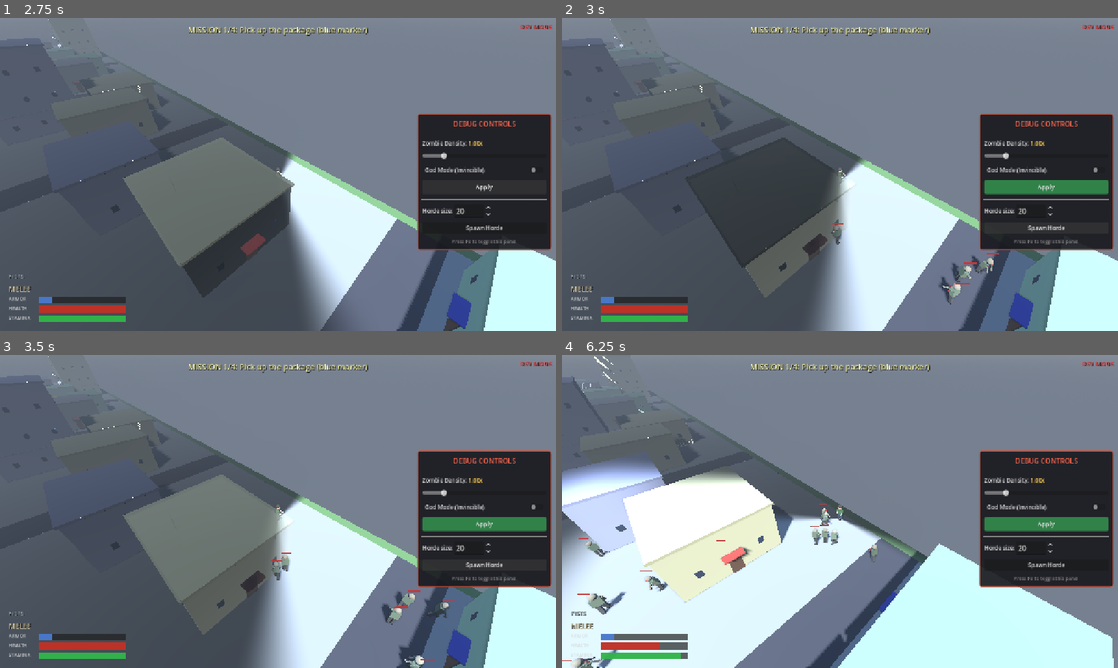
Above: before the commit, frames 1-4 (two rows, left to right).
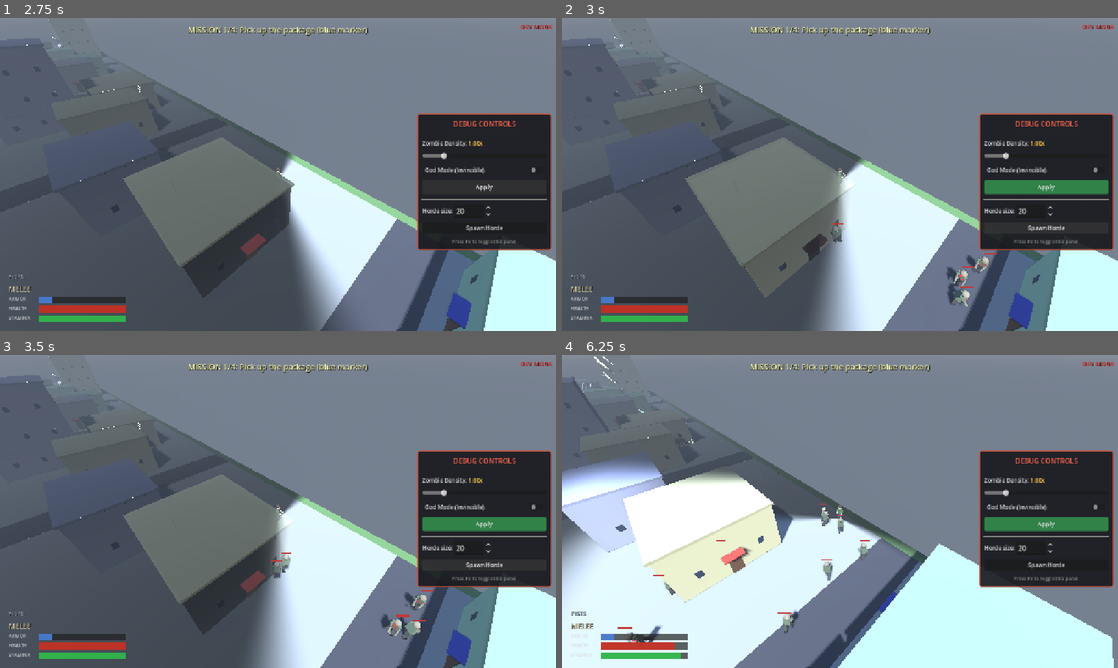
Above: after the commit, the same moments.

Repository: shaoqian2001/vibe-zombie
Game: Godot game, scene res://scenes/TitleMenu.tscn
Two runs of this game, one before a commit and one after it. Both use one fixed random seed, a clock stepped at 60 frames per second and the inputs below.
Inputs (mouse positions are in pixels of both pictures, inside the frame that each line leads up to):
- Up to frame 1 (2.75 s): click "Single Player" at 0.5 s; click "God Mode (Invincible)" at 1.25 s; click "Apply" at 2 s
- Up to frame 2 (3 s): click "Spawn Horde" at 2.75 s
- Up to frame 3 (3.5 s): no input
- Up to frame 4 (6.25 s): tap F (interact) at 3.5, 4.25, 5 s; move the mouse to (962, 495) at 3.52 s; press the mouse at (962, 495) at 3.53 s; hold D (move_right) 3.53-4.28 s; tap Shift (sprint) at 3.8, 4.35, 5.3 s; move the mouse to (728, 527) at 4.27 s; release the mouse at (728, 527) at 4.28 s; hold S (move_backward) 4.28-5.03 s; click (728, 527) at 4.55 s; move the mouse to (895, 442) at 5.02 s; hold D (move_right) 5.03-5.78 s; hold F (interact) 5.03-5.78 s; move the mouse to (812, 574) at 5.77 s; hold W (move_forward) from 5.78 s (still down); click (812, 574) at 5.85 s

Frame 1 is identical in both runs. In frame 2, 7.1% of the frame differs, in the area x 22-79%, y 38-93%; in frame 3, 2.9%; in frame 4, 1.5%.

Commit message:
Add procedural sound effects for footsteps, gunfire, melee, and zombies
Synthesize all SFX in code as 16-bit PCM AudioStreamWAV buffers via a new
SoundManager autoload, matching the project's no-external-assets philosophy.
Uses Godot's audio engine: 2D AudioStreamPlayer for the local player's own
actions and positional AudioStreamPlayer3D for zombies and remote players.

- Player: footsteps (gait-synced, walk vs sprint), per-weapon gunshots,
  dry-fire click, reload, and melee swing/impact. Events broadcast over RPC
  so other peers hear them positionally in multiplayer.
- Zombie: distance-gated ambient groans, attack snarl, and death gurgle.

https://claude.ai/code/session_011cukiZnHqy28sYRBykR51V

Diff:
--- a/project.godot
+++ b/project.godot
@@ -19,6 +19,7 @@
 [autoload]
 
 NetworkManager="*res://scripts/network_manager.gd"
+SoundManager="*res://scripts/sound_manager.gd"
 
 [display]
 
--- a/scripts/enemy.gd
+++ b/scripts/enemy.gd
@@ -80,6 +80,11 @@
 var _net_sync_timer := 0.0
 var _is_authority_cached := true
 
+# Ambient groan timer. Counts down on every peer (sound is cosmetic and runs
+# independently per client — no need to network it). Reset to a random
+# interval after each groan so a horde doesn't moan in lockstep.
+var _groan_timer := 0.0
+
 # Cached target supplied by main.gd's parallel AI coordinator (host only).
 # Vector3.INF means "no cached value, fall back to the single-threaded search".
 var cached_target_pos: Vector3 = Vector3.INF
@@ -102,6 +107,8 @@
 	set_meta(&"fov_cull_entity_type", "moving")
 	set_meta(&"fov_cull_memory_range", 6.0)
 	_rng.randomize()
+	# Stagger the first groan so freshly-spawned zombies don't all moan at once.
+	_groan_timer = _rng.randf_range(0.5, 6.0)
 	_pick_new_wander()
 	_build_model()
 	_build_hp_bar()
@@ -117,6 +124,8 @@
 	# Drive the zombie's walk/shuffle animation on every peer — clients see
 	# the host-synced transform updates, but limbs still need to swing.
 	_update_animation(delta)
+	# Ambient groans run on every peer (cosmetic, distance-gated).
+	_maybe_groan(delta)
 	if not _is_authority_cached:
 		# Client copy — host pushes transform updates via RPC. Just refresh
 		# the HP bar (HP is replicated separately) and exit.
@@ -223,6 +232,7 @@
 
 @rpc("authority", "call_remote", "reliable")
 func _despawn() -> void:
+	SoundManager.play_at("zombie_death", global_position, randf_range(0.9, 1.1), 0.0)
 	queue_free()
 
 
@@ -256,9 +266,31 @@
 		for ms in mission_nodes:
 			if ms.has_method("notify_enemy_killed"):
 				ms.notify_enemy_killed()
+		# Detached one-shot at the death position — the node is freed this
+		# frame, so the voice can't be parented to it.
+		SoundManager.play_at("zombie_death", global_position, randf_range(0.9, 1.1), 0.0)
 		if NetworkManager.is_networked:
 			rpc("_despawn")
 		queue_free()
+
+# ------------------------------------------------------------------
+# Audio
+# ------------------------------------------------------------------
+
+## Periodic idle/chase groan. Only the zombies near a player are voiced, which
+## naturally caps how many of a large horde are audible at once.
+func _maybe_groan(delta: float) -> void:
+	_groan_timer -= delta
+	if _groan_timer > 0.0:
+		return
+	_groan_timer = _rng.randf_range(3.5, 8.0)
+	var p := _player_ref
+	if p == null or not is_instance_valid(p):
+		p = _find_player()
+		_player_ref = p
+	if p == null or global_position.distance_to(p.global_position) > 24.0:
+		return
+	SoundManager.play_on(self, "zombie_groan", _rng.randf_range(0.82, 1.2), -3.0)
 
 func _try_attack() -> void:
 	_try_attack_at(_player_ref.global_position if _player_ref else Vector3.INF)
@@ -274,8 +306,16 @@
 	if _player_ref == null:
 		return
 	_attack_timer = ATTACK_COOLDOWN
+	# Lunge snarl — play locally (host) and broadcast so clients hear it too.
+	SoundManager.play_on(self, "zombie_attack", _rng.randf_range(0.9, 1.12), 0.0)
+	if NetworkManager.is_networked:
+		rpc("_play_attack_sound")
 	if _player_ref.has_method("take_damage"):
 		_player_ref.take_damage(ATTACK_DAMAGE)
+
+@rpc("authority", "call_remote", "unreliable")
+func _play_attack_sound() -> void:
+	SoundManager.play_on(self, "zombie_attack", randf_range(0.9, 1.12), 0.0)
 
 func _find_closest_player(near: Vector3) -> CharacterBody3D:
 	var best: CharacterBody3D = null
--- a/scripts/player.gd
+++ b/scripts/player.gd
@@ -157,6 +157,11 @@
 var _punch_anim_timer: float = 0.0
 var _punch_is_right: bool = false
 const PUNCH_DURATION := 0.26
+
+# Footstep audio: sign of the walk-cycle sine on the previous frame. A foot
+# plants each time the sine crosses zero (legs pass under the body), so a
+# sign flip while moving triggers one footstep sound. 0 = "not stepping".
+var _prev_step_sign: int = 0
 
 # Skeleton geometry constants — referenced by both rig construction and
 # the IK solver. Heights are in player local space (floor at y=0). Lengths
@@ -809,6 +814,50 @@
 	_remote_last_pos = pos
 	_remote_last_sync_time = now
 
+# ------------------------------------------------------------------
+# Audio. The local (input-owning) player hears their own actions as crisp
+# non-positional 2D sounds; in multiplayer those same events are broadcast so
+# every other peer plays them as positional 3D voices on this player's remote
+# copy. Footsteps are handled separately (driven by the walk animation, which
+# already runs on every peer's copy — see _handle_footsteps).
+# ------------------------------------------------------------------
+
+func _emit_player_sound(sound: String, pitch: float = 1.0, volume_db: float = 0.0) -> void:
+	SoundManager.play_2d(sound, pitch, volume_db)
+	if NetworkManager.is_networked:
+		rpc("_remote_player_sound", sound, pitch, volume_db)
+
+@rpc("authority", "call_remote", "unreliable")
+func _remote_player_sound(sound: String, pitch: float, volume_db: float) -> void:
+	SoundManager.play_on(self, sound, pitch, volume_db)
+
+## Map the equipped weapon to its gunshot timbre.
+func _gun_sound_name() -> String:
+	match _current_weapon:
+		"smg": return "gun_smg"
+		"shotgun": return "gun_shotgun"
+		"grenade_launcher": return "gun_grenade"
+		_: return "gun_pistol"
+
+## Called from the walk animation each frame. Fires one footstep on each zero
+## crossing of the gait sine while the player is moving, so step cadence tracks
+## the animation (and therefore walk vs. sprint) automatically.
+func _handle_footsteps(horiz_speed: float, swing_sin: float) -> void:
+	if is_dead or horiz_speed < 0.6:
+		_prev_step_sign = 0
+		return
+	var sign_now: int = 1 if swing_sin >= 0.0 else -1
+	if _prev_step_sign != 0 and sign_now != _prev_step_sign:
+		var sprint := _is_sprinting
+		var pitch := randf_range(0.9, 1.08) * (1.12 if sprint else 1.0)
+		var vol := -13.0 if sprint else -19.0
+		# Owner hears 2D; remote copies of other players play positional 3D.
+		if _owns_input:
+			SoundManager.play_2d("footstep", pitch, vol)
+		else:
+			SoundManager.play_on(self, "footstep", pitch, vol + 8.0)
+	_prev_step_sign = sign_now
+
 func _apply_recoil() -> void:
 	# Backward kick on the player's body for every trigger pull. Decays
 	# exponentially in _physics_process so single shots barely rock and
@@ -1454,6 +1503,10 @@
 	var is_melee := (mag_size < 0)
 
 	if not is_melee and ammo <= 0:
+		# Empty magazine — dry-fire click. Throttle so a held trigger doesn't
+		# machine-gun the click sound.
+		_emit_player_sound("dry_fire", randf_range(0.95, 1.05), -8.0)
+		_shoot_timer = 0.25
 		return
 
 	if not is_melee:
@@ -1482,9 +1535,14 @@
 		return
 	_is_reloading = true
 	_reload_timer = _weapon_stats.get("reload_time", 1.2)
+	_emit_player_sound("reload", 1.0, -7.0)
 
 func _fire_bullet() -> void:
 	var hit_mode: String = _weapon_stats.get("hit_mode", "single")
+	# Gunfire sound (melee weapons handle their own whoosh in _melee_strike).
+	if hit_mode != "melee":
+		var gun_vol := -8.0 if _current_weapon == "smg" else -3.0
+		_emit_player_sound(_gun_sound_name(), randf_range(0.95, 1.05), gun_vol)
 	match hit_mode:
 		"pellet":
 			_fire_pellet()
@@ -1681,6 +1739,10 @@
 
 	var origin := global_position + Vector3(0, 0.9, 0)
 
+	# Swing whoosh — heavier for the bat, lighter for bare fists.
+	_emit_player_sound("swing_bat" if draw_arc else "swing_fist", randf_range(0.94, 1.06), -10.0)
+	var hit_played := false
+
 	for node in get_tree().get_nodes_in_group("enemy"):
 		if not is_instance_valid(node) or not node is CharacterBody3D:
 			continue
@@ -1702,6 +1764,9 @@
 			var swing_dir: Vector3 = (forward + to_enemy.normalized() * 0.5).normalized()
 			enemy_body.take_damage(damage, swing_dir * knockback)
 			_spawn_hit_sparks(enemy_body.global_position + Vector3(0, 0.9, 0))
+			if not hit_played:
+				hit_played = true
+				_emit_player_sound("melee_hit", randf_range(0.92, 1.08), -5.0)
 
 	if draw_arc:
 		_spawn_swing_arc(origin, forward, weapon_range, half_sweep)
@@ -1920,6 +1985,9 @@
 
 	var swing_sin := sin(_walk_phase)
 	var bob := absf(swing_sin) * bob_amp
+	# Footstep audio is driven off the same gait sine, so steps land in sync
+	# with the legs and the cadence scales with walk/sprint speed for free.
+	_handle_footsteps(horiz_speed, swing_sin)
 	# In a real walking gait, the arm on each side swings 180° out of phase
 	# with the leg on the same side (left arm forward when left leg is back).
 	var right_braced := _right_arm_mode != "free"
--- /dev/null
+++ b/scripts/sound_manager.gd
@@ -0,0 +1,327 @@
+extends Node
+
+## Procedural sound-effects engine (autoload singleton).
+##
+## In keeping with the project's "everything is generated in code, no external
+## art assets" philosophy, this manager synthesises every sound effect at
+## startup as raw 16-bit PCM `AudioStreamWAV` buffers — there are no .wav/.ogg
+## files in the repo. Each effect is built from oscillators, exponential
+## envelopes and one-pole-filtered white noise (see the `_make_*` builders).
+##
+## Playback uses Godot's built-in audio engine:
+##   • `play_2d`  — non-positional `AudioStreamPlayer`, used for the LOCAL
+##     player's own footsteps / gunfire so they're always crisp regardless of
+##     the isometric camera distance (~22 units from the player).
+##   • `play_on`  — positional `AudioStreamPlayer3D` parented to a moving node
+##     (zombies, remote players) so the sound tracks the source and attenuates
+##     with distance. The active Camera3D is the audio listener by default.
+##   • `play_at`  — positional one-shot at a fixed world position, detached
+##     from any node (used for a zombie death, where the node is freed
+##     immediately).
+##
+## A small concurrency cap keeps a large horde from spawning hundreds of
+## simultaneous voices.
+
+const MIX_RATE := 22050
+const MAX_CONCURRENT := 28
+
+# name -> AudioStreamWAV
+var _cache: Dictionary = {}
+# Number of transient 3D voices currently alive (for the concurrency cap).
+var _active_3d := 0
+
+func _ready() -> void:
+	_generate_library()
+
+# ------------------------------------------------------------------
+# Public playback API
+# ------------------------------------------------------------------
+
+## Non-positional one-shot — full clarity, no spatial attenuation. Used for the
+## local player's own actions.
+func play_2d(sound: String, pitch: float = 1.0, volume_db: float = 0.0) -> void:
+	var stream: AudioStream = _cache.get(sound)
+	if stream == null:
+		return
+	var p := AudioStreamPlayer.new()
+	p.stream = stream
+	p.pitch_scale = pitch
+	p.volume_db = volume_db
+	add_child(p)
+	p.finished.connect(p.queue_free)
+	p.play()
+
+## Positional one-shot parented to `node` (which must be in the scene tree) so
+## the voice follows the source as it moves.
+func play_on(node: Node, sound: String, pitch: float = 1.0, volume_db: float = 0.0) -> void:
+	if node == null or not is_instance_valid(node):
+		return
+	var stream: AudioStream = _cache.get(sound)
+	if stream == null or _active_3d >= MAX_CONCURRENT:
+		return
+	var p := _make_3d_player(stream, pitch, volume_db)
+	node.add_child(p)
+	_active_3d += 1
+	p.finished.connect(func() -> void:
+		_active_3d -= 1
+		p.queue_free())
+	p.play()
+
+## Positional one-shot at a fixed world position, detached from any source node
+## (the node may be freed the same frame, e.g. a dying zombie).
+func play_at(sound: String, world_pos: Vector3, pitch: float = 1.0, volume_db: float = 0.0) -> void:
+	var stream: AudioStream = _cache.get(sound)
+	if stream == null or _active_3d >= MAX_CONCURRENT:
+		return
+	var parent: Node = get_tree().current_scene
+	if parent == null:
+		parent = get_tree().root
+	var p := _make_3d_player(stream, pitch, volume_db)
+	parent.add_child(p)
+	p.global_position = world_pos
+	_active_3d += 1
+	p.finished.connect(func() -> void:
+		_active_3d -= 1
+		p.queue_free())
+	p.play()
+
+func _make_3d_player(stream: AudioStream, pitch: float, volume_db: float) -> AudioStreamPlayer3D:
+	var p := AudioStreamPlayer3D.new()
+	p.stream = stream
+	p.pitch_scale = pitch
+	p.volume_db = volume_db
+	# unit_size = distance (world units) at which the voice plays at full
+	# volume; beyond it the default inverse-distance model rolls off. Tuned so
+	# a source is clearly audible across the ~22-unit isometric camera gap but
+	# fades out for distant zombies.
+	p.unit_size = 14.0
+	p.max_distance = 80.0
+	return p
+
+# ------------------------------------------------------------------
+# Sound library — synthesised once at startup.
+# ------------------------------------------------------------------
+
+func _generate_library() -> void:
+	# Footsteps (pitch/volume varied per step at play time).
+	_cache["footstep"] = _make_footstep()
+	# Gunfire — one timbre per weapon class.
+	_cache["gun_pistol"]  = _make_gunshot(0.20, 110.0, 0.70, 42.0, 13.0)
+	_cache["gun_smg"]     = _make_gunshot(0.11, 135.0, 0.62, 60.0, 20.0)
+	_cache["gun_shotgun"] = _make_gunshot(0.38, 70.0,  0.95, 16.0, 8.5)
+	_cache["gun_grenade"] = _make_gunshot(0.34, 55.0,  0.55, 14.0, 7.0)
+	_cache["dry_fire"]    = _make_dry_fire()
+	_cache["reload"]      = _make_reload()
+	# Melee.
+	_cache["swing_bat"]   = _make_swing(0.26, 0.95)
+	_cache["swing_fist"]  = _make_swing(0.17, 0.6)
+	_cache["melee_hit"]   = _make_melee_hit()
+	# Zombie vocals.
+	_cache["zombie_groan"]  = _make_groan(92.0, 0.95, 0.28)
+	_cache["zombie_attack"] = _make_zombie_attack()
+	_cache["zombie_death"]  = _make_zombie_death()
+
+# ------------------------------------------------------------------
+# Synthesis helpers
+# ------------------------------------------------------------------
+
+## Pack a [-1, 1] float buffer into a mono 16-bit PCM AudioStreamWAV.
+func _to_wav(samples: PackedFloat32Array) -> AudioStreamWAV:
+	var bytes := PackedByteArray()
+	bytes.resize(samples.size() * 2)
+	for i in samples.size():
+		var v := clampf(samples[i], -1.0, 1.0)
+		bytes.encode_s16(i * 2, int(v * 32767.0))
+	var wav := AudioStreamWAV.new()
+	wav.format = AudioStreamWAV.FORMAT_16_BITS
+	wav.mix_rate = MIX_RATE
+	wav.stereo = false
+	wav.loop_mode = AudioStreamWAV.LOOP_DISABLED
+	wav.data = bytes
+	return wav
+
+## Peak-normalise a buffer to `peak` (in-place), so hand-tuned per-sample gains
+## don't clip and every effect lands at a predictable loudness.
+func _normalize(s: PackedFloat32Array, peak: float) -> void:
+	var m := 0.0
+	for v in s:
+		m = max(m, absf(v))
+	if m < 1e-5:
+		return
+	var g := peak / m
+	for i in s.size():
+		s[i] *= g
+
+## Gunshot: a sharp noise "crack" (fast exponential decay) layered over a
+## lower-frequency body sine ("thump") with a slower decay. Heavier weapons use
+## a lower body frequency and slower decays for a boomier report.
+func _make_gunshot(dur: float, body_hz: float, noise_amt: float,
+		crack_decay: float, body_decay: float) -> AudioStreamWAV:
+	var n := int(dur * MIX_RATE)
+	var s := PackedFloat32Array()
+	s.resize(n)
+	var lp := 0.0
+	for i in n:
+		var t := float(i) / MIX_RATE
+		var crack := exp(-t * crack_decay)
+		var body_env := exp(-t * body_decay)
+		var noise := randf() * 2.0 - 1.0
+		# One-pole low-pass adds a darker layer beneath the bright noise.
+		lp += 0.45 * (noise - lp)
+		var body := sin(TAU * body_hz * t) * body_env
+		s[i] = (noise * 0.6 + lp * 0.4) * noise_amt * crack + body * 0.7
+	_normalize(s, 0.95)
+	return _to_wav(s)
+
+## Footstep: a soft low thump plus heavily low-passed noise (a scuff), both
+## under a quick decay envelope. Pitch/volume are randomised at play time so
+## repeated steps don't sound mechanically identical.
+func _make_footstep() -> AudioStreamWAV:
+	var dur := 0.13
+	var n := int(dur * MIX_RATE)
+	var s := PackedFloat32Array()
+	s.resize(n)
+	var lp := 0.0
+	for i in n:
+		var t := float(i) / MIX_RATE
+		var env := exp(-t * 28.0)
+		var noise := randf() * 2.0 - 1.0
+		lp += 0.25 * (noise - lp)
+		var thump := sin(TAU * 65.0 * t) * exp(-t * 22.0)
+		s[i] = (lp * 0.7 + thump * 0.85) * env
+	_normalize(s, 0.75)
+	return _to_wav(s)
+
+## Dry-fire click — a tiny noise tick with a high metallic ping.
+func _make_dry_fire() -> AudioStreamWAV:
+	var dur := 0.05
+	var n := int(dur * MIX_RATE)
+	var s := PackedFloat32Array()
+	s.resize(n)
+	for i in n:
+		var t := float(i) / MIX_RATE
+		var env := exp(-t * 120.0)
+		s[i] = ((randf() * 2.0 - 1.0) * 0.5 + sin(TAU * 1800.0 * t) * 0.5) * env
+	_normalize(s, 0.6)
+	return _to_wav(s)
+
+## Reload — two short mechanical clicks (mag out / mag in) spaced apart.
+func _make_reload() -> AudioStreamWAV:
+	var dur := 0.45
+	var n := int(dur * MIX_RATE)
+	var s := PackedFloat32Array()
+	s.resize(n)
+	var t2 := 0.22
+	for i in n:
+		var t := float(i) / MIX_RATE
+		var e1 := exp(-t * 45.0)
+		var c1 := ((randf() * 2.0 - 1.0) * 0.5 + sin(TAU * 1200.0 * t) * 0.5) * e1
+		var c2 := 0.0
+		if t >= t2:
+			var td := t - t2
+			var e2 := exp(-td * 45.0)
+			c2 = ((randf() * 2.0 - 1.0) * 0.5 + sin(TAU * 800.0 * td) * 0.5) * e2
+		s[i] = c1 * 0.5 + c2 * 0.6
+	_normalize(s, 0.6)
+	return _to_wav(s)
+
+## Melee swing whoosh — low-passed noise under a smooth "hump" envelope, the
+## filter opening up at the peak so it brightens mid-swing.
+func _make_swing(dur: float, peak: float) -> AudioStreamWAV:
+	var n := int(dur * MIX_RATE)
+	var s := PackedFloat32Array()
+	s.resize(n)
+	var lp := 0.0
+	for i in n:
+		var frac := float(i) / float(n)
+		var env: float = pow(sin(PI * frac), 1.3)
+		var noise := randf() * 2.0 - 1.0
+		var a: float = lerpf(0.05, 0.5, env)
+		lp += a * (noise - lp)
+		s[i] = lp * env
+	_normalize(s, peak)
+	return _to_wav(s)
+
+## Melee impact — a blunt thud: low thump plus a short filtered noise crunch.
+func _make_melee_hit() -> AudioStreamWAV:
+	var dur := 0.14
+	var n := int(dur * MIX_RATE)
+	var s := PackedFloat32Array()
+	s.resize(n)
+	var lp := 0.0
+	for i in n:
+		var t := float(i) / MIX_RATE
+		var env := exp(-t * 30.0)
+		var noise := randf() * 2.0 - 1.0
+		lp += 0.4 * (noise - lp)
+		var thump := sin(TAU * 90.0 * t) * exp(-t * 25.0)
+		s[i] = (lp * 0.6 + thump * 0.9) * env
+	_normalize(s, 0.85)
+	return _to_wav(s)
+
+## Zombie groan — a low harmonic tone (fundamental + a couple of harmonics)
+## with a slow vibrato and a raspy noise layer, under a smooth swell envelope.
+func _make_groan(base_hz: float, dur: float, rasp_amt: float) -> AudioStreamWAV:
+	var n := int(dur * MIX_RATE)
+	var s := PackedFloat32Array()
+	s.resize(n)
+	var lpn := 0.0
+	for i in n:
+		var t := float(i) / MIX_RATE
+		var env := sin(PI * clampf(t / dur, 0.0, 1.0))
+		var vib := 1.0 + 0.05 * sin(TAU * 5.5 * t)
+		var f := base_hz * vib
+		var tone := sin(TAU * f * t) + 0.5 * sin(TAU * 2.0 * f * t) + 0.28 * sin(TAU * 3.0 * f * t)
+		tone /= 1.78
+		var noise := randf() * 2.0 - 1.0
+		lpn += 0.15 * (noise - lpn)
+		s[i] = (tone * 0.8 + lpn * rasp_amt) * env
+	_normalize(s, 0.85)
+	return _to_wav(s)
+
+## Zombie attack snarl — like a groan but shorter, rising in pitch, with a
+## faster attack and more rasp for an aggressive lunge.
+func _make_zombie_attack() -> AudioStreamWAV:
+	var dur := 0.5
+	var n := int(dur * MIX_RATE)
+	var s := PackedFloat32Array()
+	s.resize(n)
+	var phase := 0.0
+	var lpn := 0.0
+	for i in n:
+		var t := float(i) / MIX_RATE
+		var frac := t / dur
+		var env := exp(-t * 5.0) * minf(1.0, t / 0.02)
+		var f: float = lerpf(120.0, 185.0, frac)
+		phase += TAU * f / MIX_RATE
+		var tone := sin(phase) + 0.5 * sin(2.0 * phase) + 0.3 * sin(3.0 * phase)
+		tone /= 1.8
+		var noise := randf() * 2.0 - 1.0
+		lpn += 0.3 * (noise - lpn)
+		s[i] = (tone * 0.7 + lpn * 0.5) * env
+	_normalize(s, 0.9)
+	return _to_wav(s)
+
+## Zombie death — a groan whose pitch slides downward as an increasing gurgle
+## of noise takes over, fading out.
+func _make_zombie_death() -> AudioStreamWAV:
+	var dur := 1.1
+	var n := int(dur * MIX_RATE)
+	var s := PackedFloat32Array()
+	s.resize(n)
+	var phase := 0.0
+	var lpn := 0.0
+	for i in n:
+		var t := float(i) / MIX_RATE
+		var frac := t / dur
+		var env := exp(-t * 1.7) * minf(1.0, t / 0.03)
+		var f: float = lerpf(120.0, 52.0, frac)
+		phase += TAU * f / MIX_RATE
+		var tone := sin(phase) + 0.45 * sin(2.0 * phase) + 0.25 * sin(3.0 * phase)
+		tone /= 1.7
+		var noise := randf() * 2.0 - 1.0
+		lpn += 0.2 * (noise - lpn)
+		var gurgle: float = lpn * lerpf(0.1, 0.55, frac)
+		s[i] = (tone * 0.75 + gurgle) * env
+	_normalize(s, 0.88)
+	return _to_wav(s)
